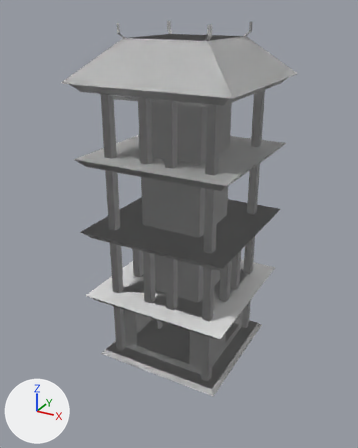
One commit to the Blender file Ninja Game/Assets/GameObjects/ninjaDojoPlus.blend: the scene before it, then after it.
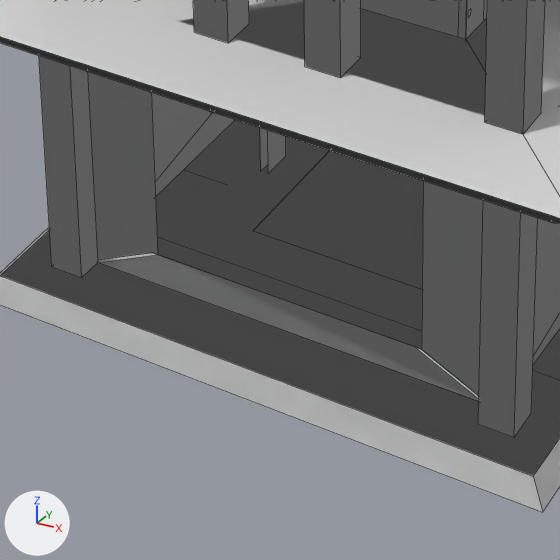
Old and new are each drawn whole from a 50 mm lens placed at (27.5, -51.8, 43.1), pointed at (-1.6, 1.0, 16.7) and again close up on the part from 30% to 61% of the width and 66% to 91% of the height. Arrows for +X, +Y and +Z are at lower left; the lights stay in place. The close-ups show mesh edges as thin lines. Materials are left out; every surface is plain grey.
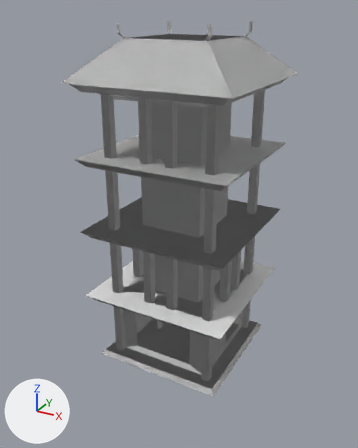
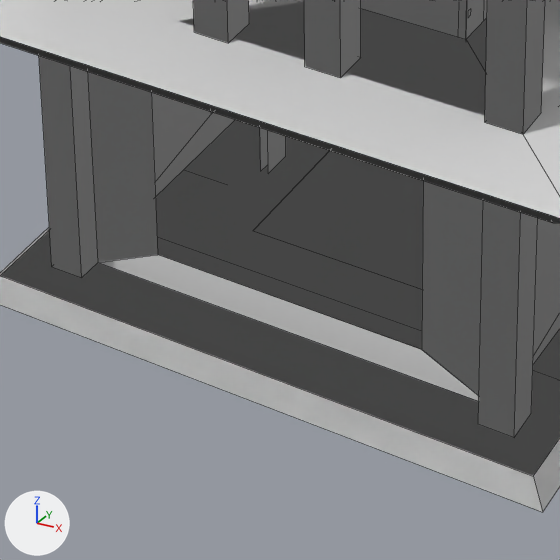
Diff of the bpy script that builds the scene:
```diff
--- a/Ninja Game/Assets/GameObjects/ninjaDojoPlus.blend.py
+++ b/Ninja Game/Assets/GameObjects/ninjaDojoPlus.blend.py
@@ me_cube @@
 me_cube.from_pydata(...)  # 3171 vertices, 1242 faces, 93 loose edges; spans x -20.0..10.0, y -12.8..10.0, z -10.2..41.5
 # used by ob_cube; location = (0.0, 0.0, 0.0)
 # verts and faces of me_cube; kept vertices keep their numbers, new ones are numbered from 3171
 # before: 781 (6.0, -6.2, 8.0), 782 (6.0, -6.2, 0.0), 783 (-6.0, -6.2, 8.0), 784 (-6.0, -6.2, 0.0) at pixel (97, 262), 3087 (4.0, -6.2, 7.0)
 # before: 3088 (4.0, -6.2, 1.0) at pixel (421, 349), 3089 (-4.0, -6.2, 7.0), 3090 (-4.0, -6.2, 1.0) at pixel (157, 254), 3091 (-6.0, -6.2, 8.0), 3092 (-6.0, -6.2, 0.0) at pixel (97, 262)
 # before: 3093 (-4.0, -6.2, 7.0), 3094 (-4.0, -6.2, 1.0) at pixel (157, 254), 3095 (6.0, -6.2, 8.0), 3096 (-6.0, -6.2, 8.0), 3097 (4.0, -6.2, 7.0)
 # before: 3098 (-4.0, -6.2, 7.0), 3099 (6.0, -6.2, 8.0), 3100 (6.0, -6.2, 0.0), 3101 (4.0, -6.2, 7.0), 3102 (4.0, -6.2, 1.0) at pixel (421, 349)
 # before: 3123 (5.8, -6.2, 0.0), 3124 (-6.2, -6.2, 0.0), 3125 (3.8, -6.2, 1.0) at pixel (414, 346), 3126 (-4.2, -6.2, 1.0) at pixel (151, 252)
+# me_cube part 1: the loose piece of 4 vertices spanning x -6.2..5.8, y -6.3, z 0.0..1.0 is deleted
+# me_cube part 2
+delete_faces([(783, 784, 3090, 3089), (3091, 3093, 3094, 3092), (781, 783, 3089, 3087), (3095, 3097, 3098, 3096), (781, 3087, 3088, 782), (3099, 3100, 3102, 3101)])
+delete_faces([(782, 3088, 3090, 784)])
+for i in [*range(3123, 3127)]: verts[i] += (0.2, 0.0, 0.0)
+faces += [(783, 3089, 3090, 784), (3091, 3092, 3094, 3093), (781, 3087, 3089, 783), (3095, 3096, 3098, 3097), (781, 782, 3088, 3087), (3099, 3101, 3102, 3100)]
```

Where the change shows, as pixel boxes (x1, y1, x2, y2) in the close-ups (560 x 560 px; the box of a moved part takes in the faces that stretch with it):
part 1 of me_cube, deleted
    before: (98, 253, 479, 402)
part 2 of me_cube, moved or reshaped
    both: (88, 72, 483, 396)
